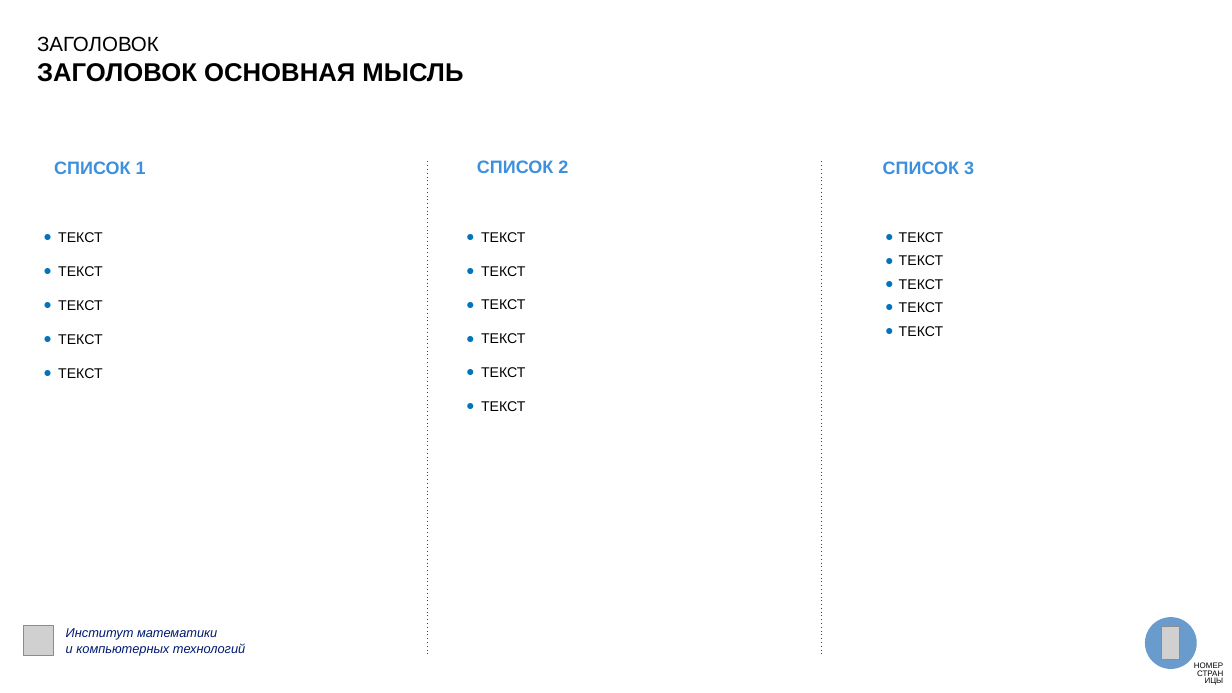
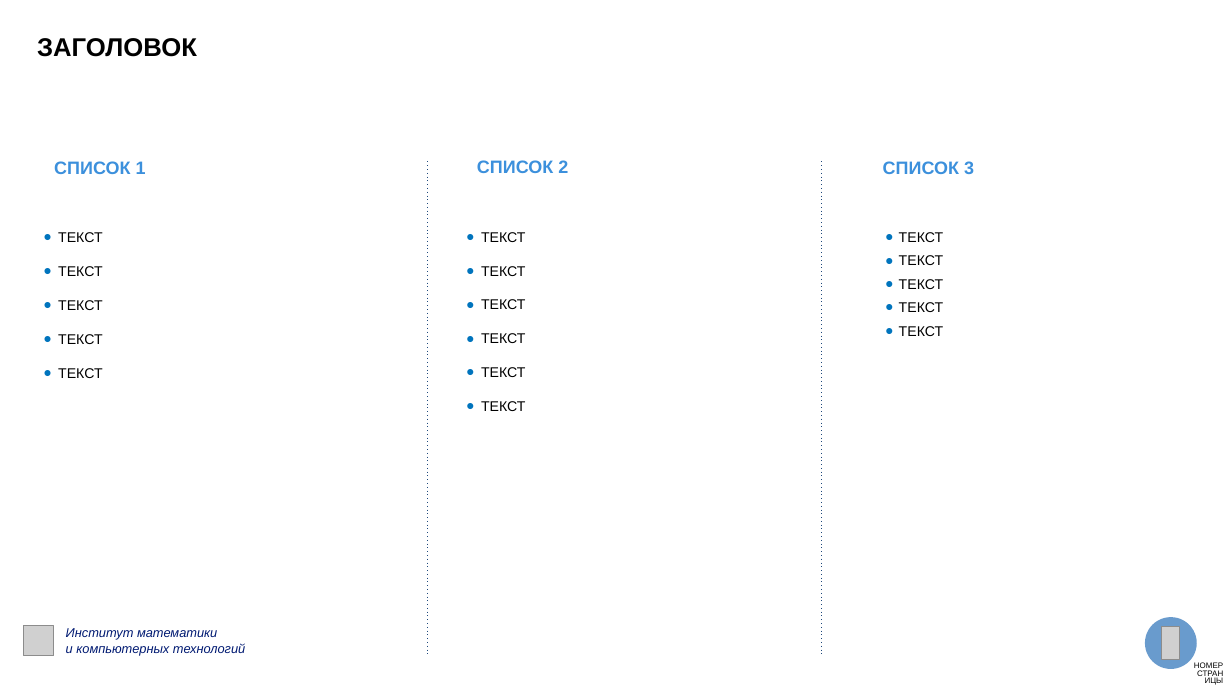
Before and after one commit to Y-uri-K/presentations_AI, a slide deck: slide 3 of backend/app/assets/dvfu_template.pptx. Drawn at 1232x693 pixels with LibreOffice and Linux fonts; fonts in the diff are those of the drawing; grey boxes stand for pictures. Boxes give left, top, right and bottom in pixels: in the first picture for what was removed or moved away, otherwise in the second. Text is boxed around its words. In the diff, an @@ line names an element or a change of style, - is before the commit and + after.

```diff
--- a/backend/app/assets/dvfu_template.pptx
+++ b/backend/app/assets/dvfu_template.pptx
@@ text "ЗАГОЛОВОК" at (x1=37, y1=38, x2=197, y2=57): size 16 to 20 pt, bold on @@
@@ text at (x1=37, y1=63, x2=463, y2=82): paragraph removed @@
-ЗАГОЛОВОК ОСНОВНАЯ МЫСЛЬ
```
Also in this commit, not shown: 11 other slides changed, 2 other files.
